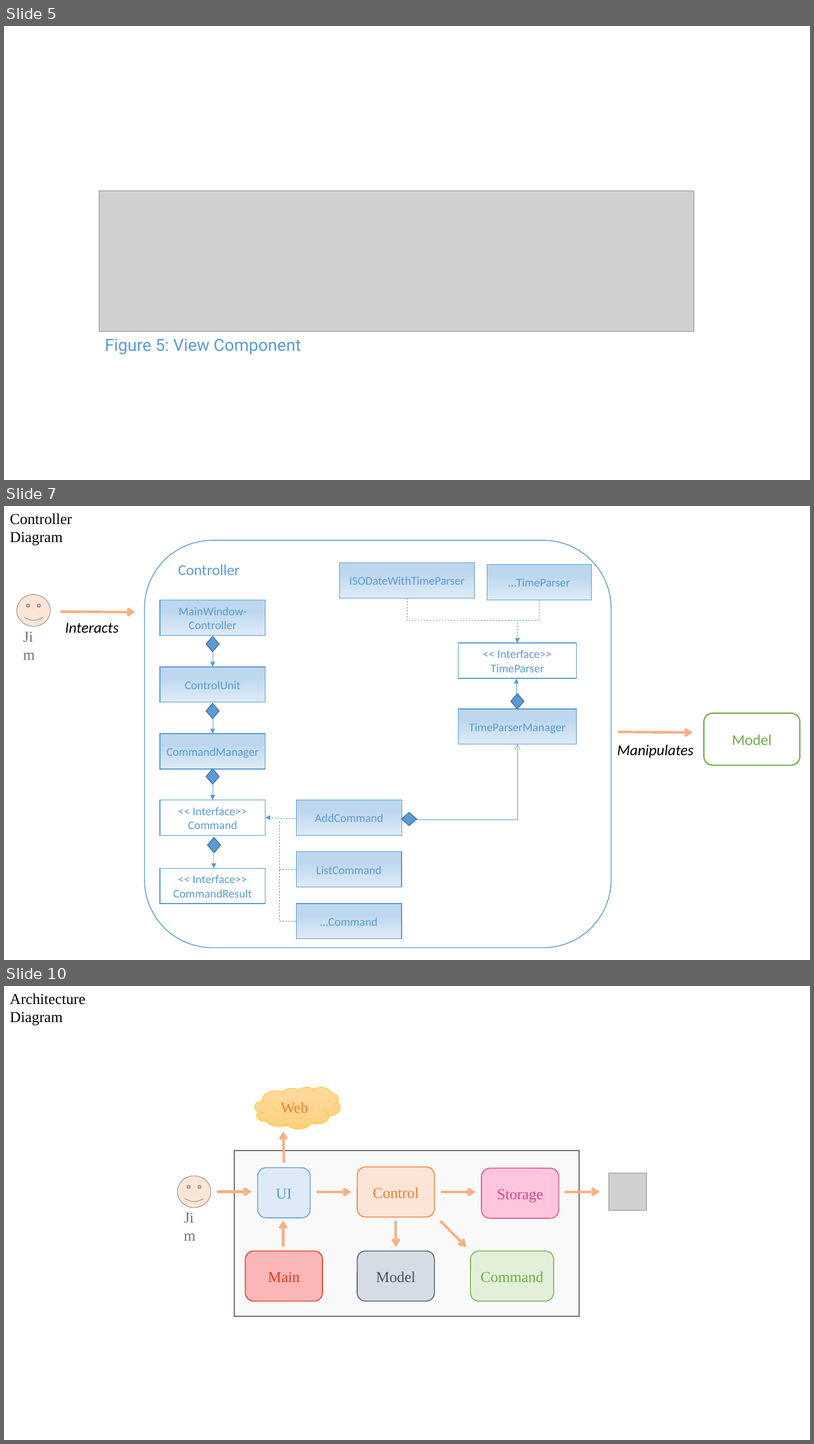
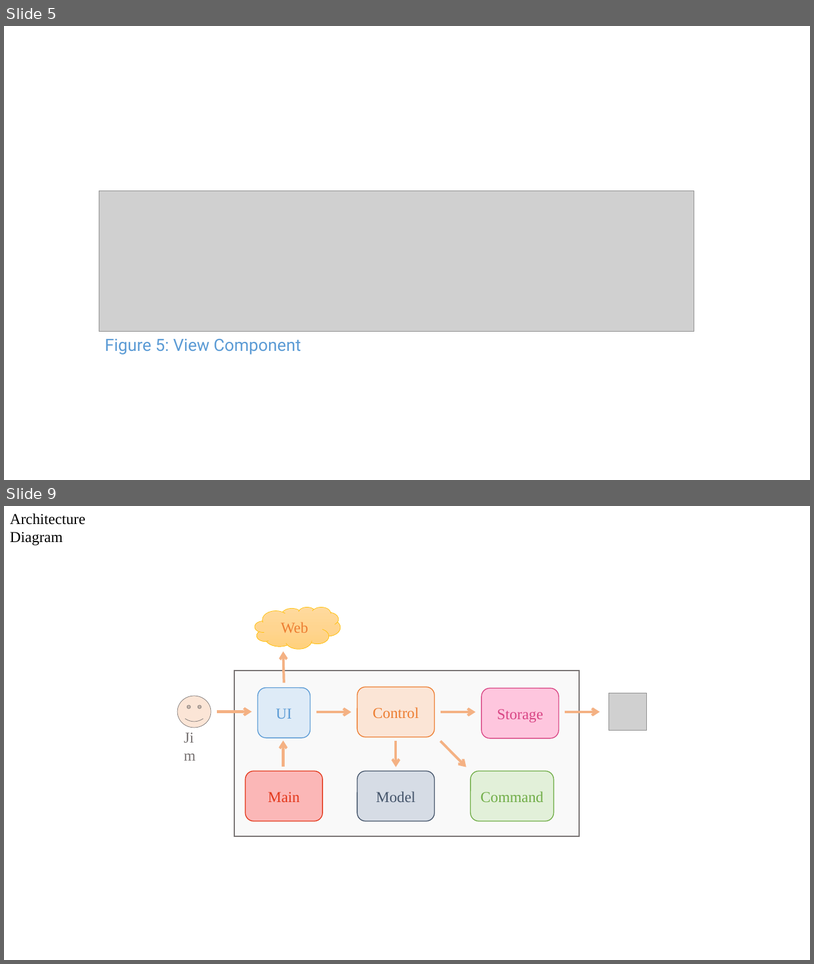
Before and after one commit to CS2103AUG2016-W11-C1/main, a slide deck: doc/DeveloperGuide.pptx. Shown one above the other, each under a label of ours: slides 5, 7 and 10 before the commit, slides 5 and 9 after it; the slides between them are not shown. The pictures are 814x1444 and 814x964 pixels, drawn with LibreOffice and Linux fonts; fonts in the diff are those of the drawing; grey boxes stand for pictures. Boxes give left, top, right and bottom in pixels: in the first picture for what was removed or moved away, otherwise in the second. Text is boxed around its words. In the diff, an @@ line names an element or a change of style, - is before the commit and + after.

```diff
--- a/doc/DeveloperGuide.pptx
+++ b/doc/DeveloperGuide.pptx
@@ slide 7 removed at (4, 506, 810, 960), background #FFFFFF @@
@@ text removed at (10, 513, 72, 546) @@
-Controller Diagram
@@ group removed at (17, 540, 801, 948): 12 rectangles, 7 arrows, 6 diamonds, 4 texts, 3 elbow lines, 3 elbow arrows, 2 rounded rectangles, 1 smiley face @@
-MainWindow-Controller
-Controller
-Model
-Jim
-Interacts
-Manipulates
-ControlUnit
-CommandManager
-<< Interface>>
-Command
-<< Interface>>
-CommandResult
-TimeParserManager
-<< Interface>>
-TimeParser
-AddCommand
-ListCommand
-…Command
-ISODateWithTimeParser
-…TimeParser
@@ what was slide 10 is now slide 9 @@
```
Also in this commit, not shown: 1 slide added, 1 other slide removed, 5 other files.
